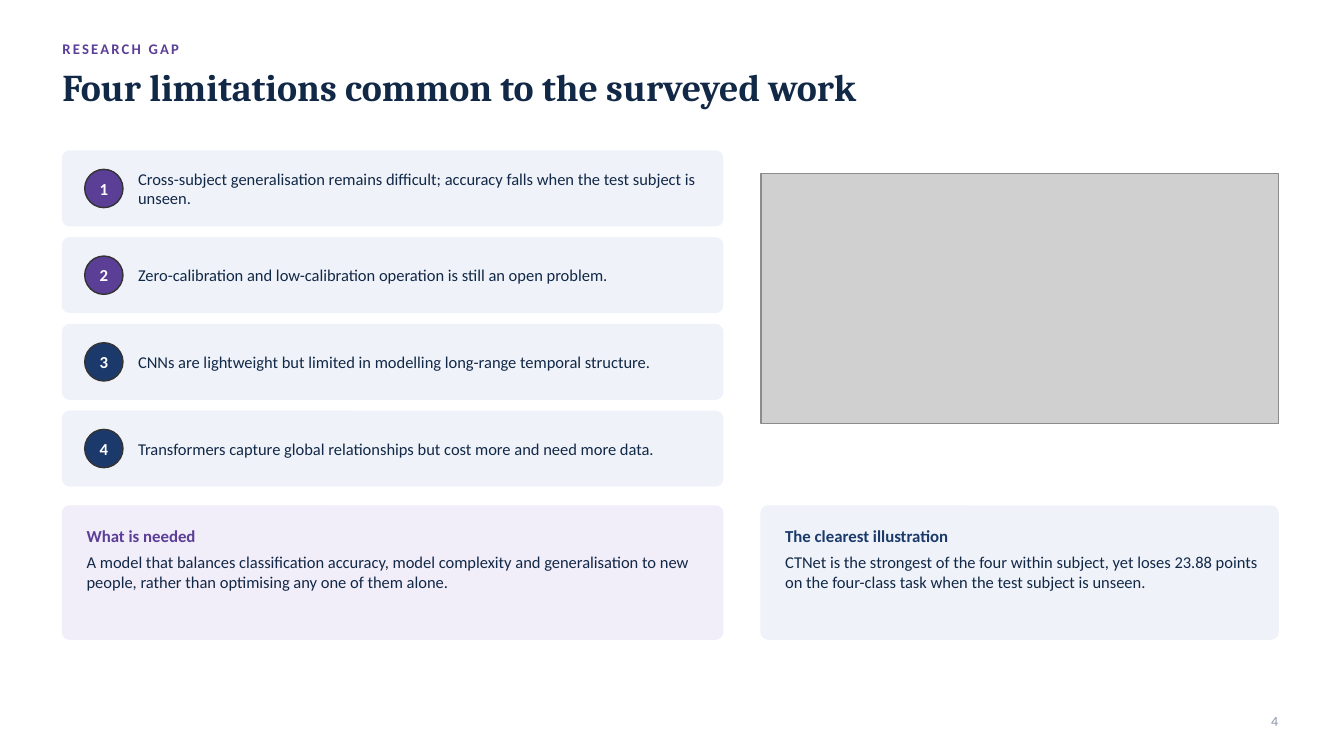
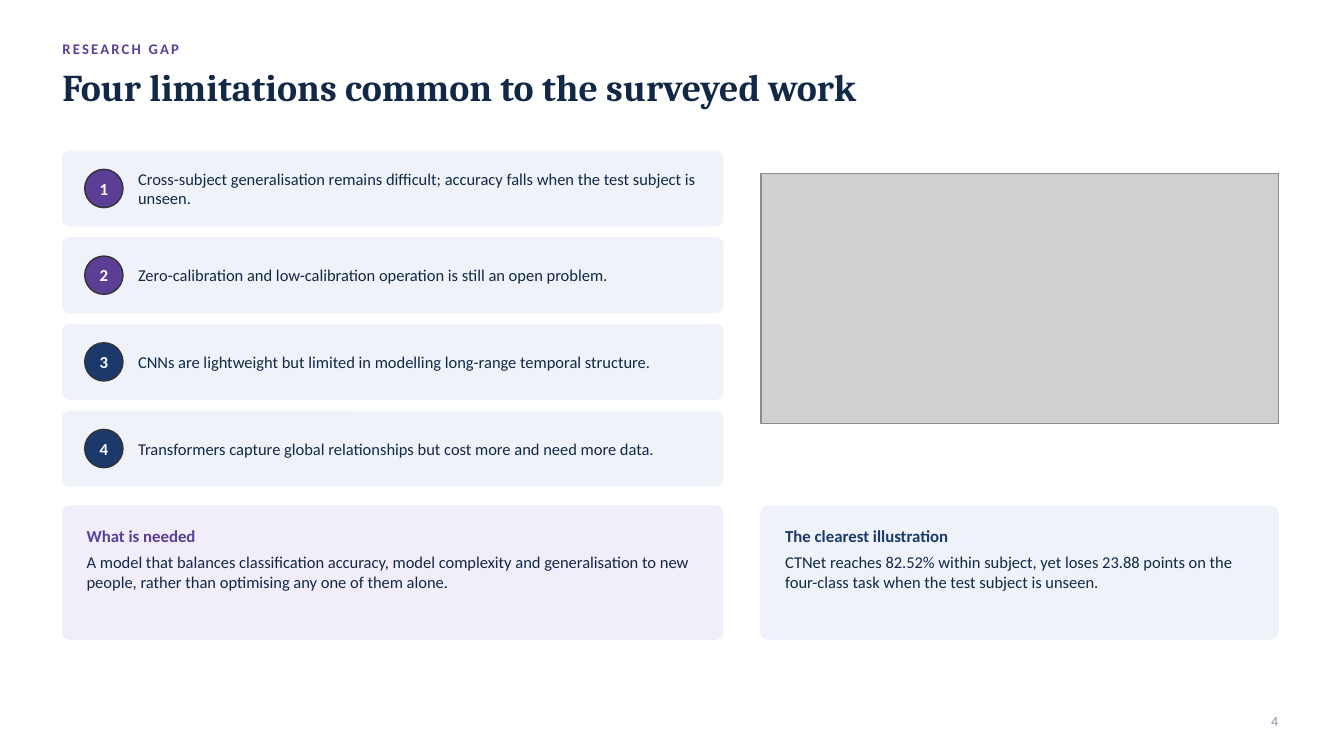
Before and after one commit to sathvikparangi907-web/neural-decoder-eeg-motor-imagery, a slide deck: slide 4 of Neural Decoder using EEG & Motor Imagery/Phase2_Presentation.pptx. Drawn at 1344x756 pixels with LibreOffice and Linux fonts; fonts in the diff are those of the drawing; grey boxes stand for pictures. Boxes give left, top, right and bottom in pixels: in the first picture for what was removed or moved away, otherwise in the second. Text is boxed around its words. In the diff, an @@ line names an element or a change of style, - is before the commit and + after.

```diff
--- a/Neural Decoder using EEG & Motor Imagery/Phase2_Presentation.pptx
+++ b/Neural Decoder using EEG & Motor Imagery/Phase2_Presentation.pptx
@@ text at (x1=785, y1=556, x2=1232, y2=591): text changed @@
-CTNet is the strongest of the four within subject, yet loses 23.88 points on the four-class task when the test subject is unseen.
+CTNet reaches 82.52% within subject, yet loses 23.88 points on the four-class task when the test subject is unseen.
```
Also in this commit, not shown: 3 other slides changed, 10 other files.
